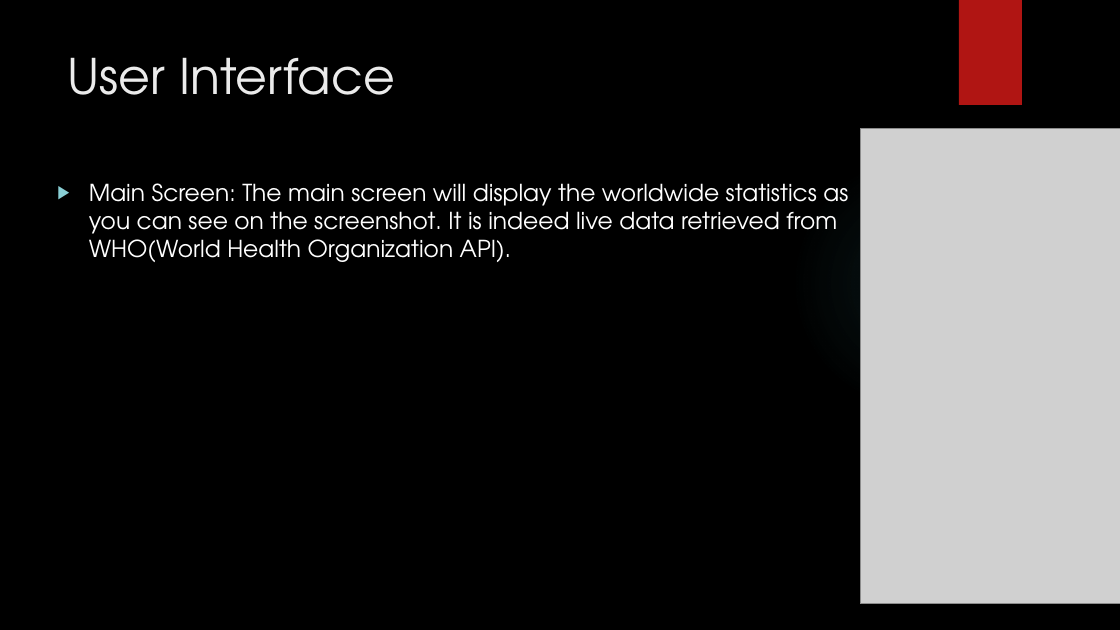
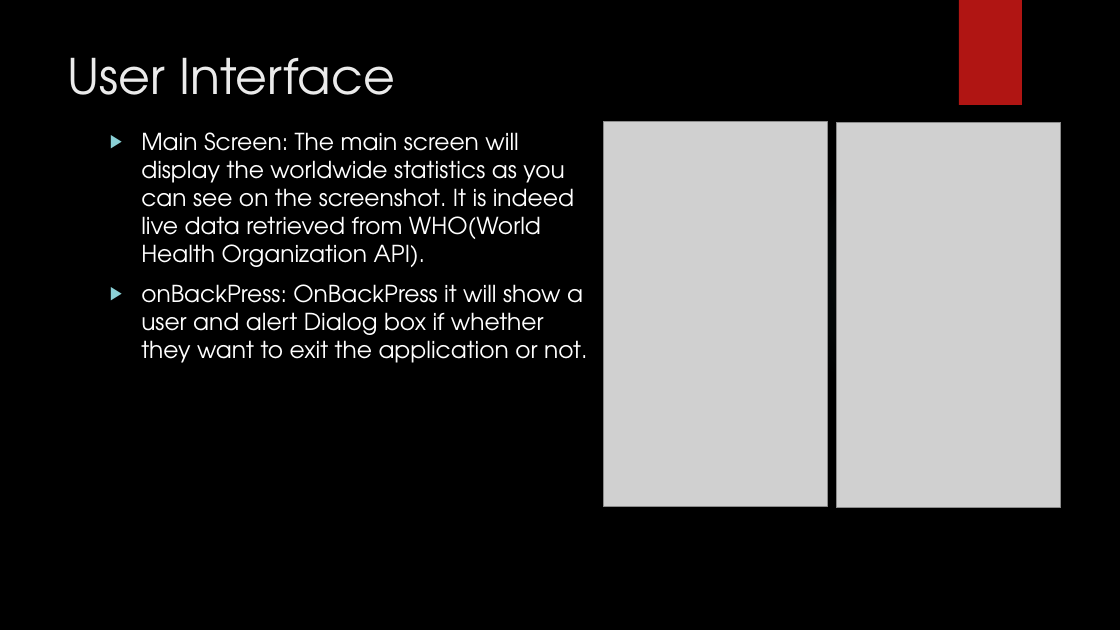
Before and after one commit to TsidAznar/WAPCENG319, a slide deck: slide 6 of Final Presentation.pptx. Drawn at 1120x630 pixels with LibreOffice and Linux fonts; fonts in the diff are those of the drawing; grey boxes stand for pictures; background and template pictures are left out. Boxes give left, top, right and bottom in pixels: in the first picture for what was removed or moved away, otherwise in the second. Text is boxed around its words. In the diff, an @@ line names an element or a change of style, - is before the commit and + after.

```diff
--- a/Final Presentation.pptx
+++ b/Final Presentation.pptx
@@ text "Main Screen: The main screen ...": place and size @@
-text "Main Screen: The main screen ..." at box(89, 183, 848, 262)
+text "Main Screen: The main screen ..." at box(141, 132, 587, 363)
@@ picture: place and size @@
-picture at box(860, 129, 1120, 604)
+picture at box(603, 121, 828, 507)
@@ picture added at box(836, 123, 1060, 508) @@
@@ text at box(141, 284, 587, 363): paragraph added @@
+▶ onBackPress: OnBackPress it will show a user and alert Dialog box if whether they want to exit the application or not.
```
Also in this commit, not shown: 3 other slides changed.
